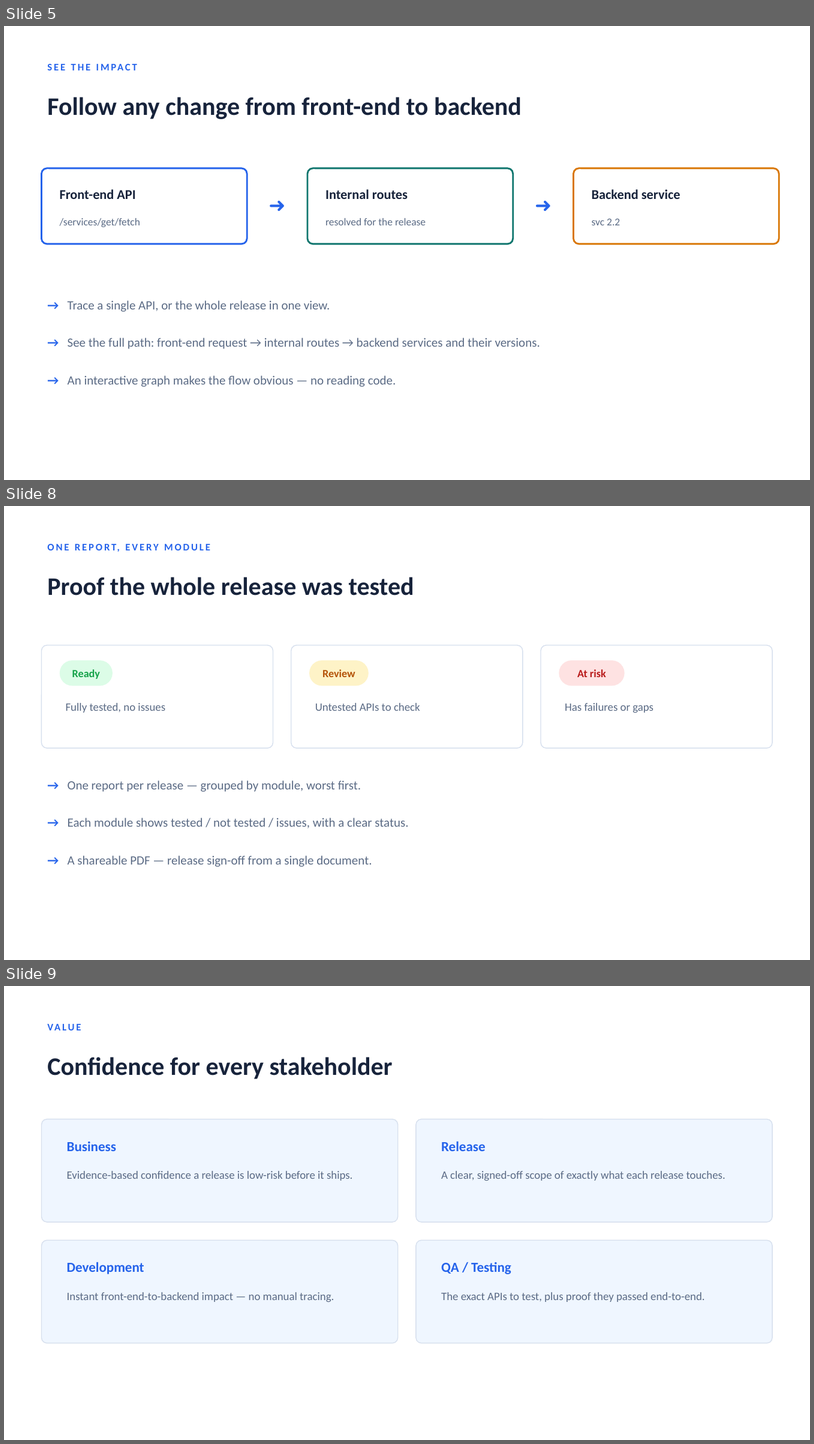
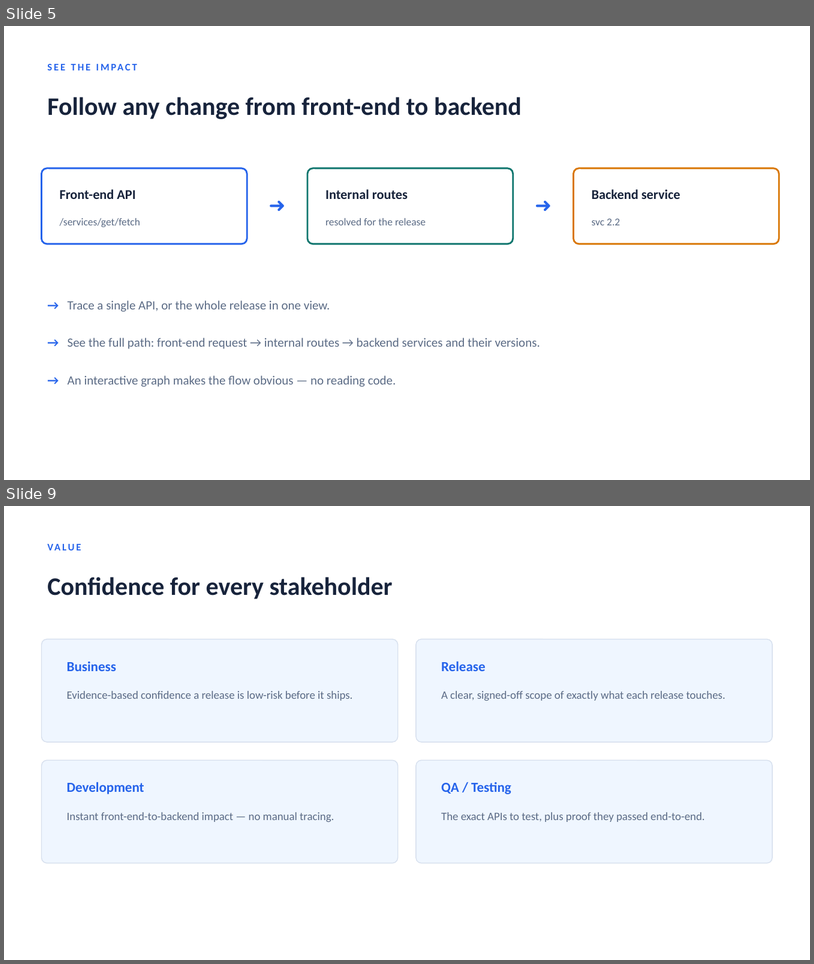
Before and after one commit to arjunramanjanappa/Camel-Routes-API-Tracing, a slide deck: docs/TraceGuard-Executive.pptx. Shown one above the other, each under a label of ours: slides 5, 8 and 9 before the commit, slides 5 and 9 after it; the slides between them are not shown. The pictures are 814x1444 and 814x964 pixels, drawn with LibreOffice and Linux fonts; fonts in the diff are those of the drawing. Boxes give left, top, right and bottom in pixels: in the first picture for what was removed or moved away, otherwise in the second. Text is boxed around its words. In the diff, an @@ line names an element or a change of style, - is before the commit and + after.

```diff
--- a/docs/TraceGuard-Executive.pptx
+++ b/docs/TraceGuard-Executive.pptx
@@ slide 8 removed at bbox=[4, 506, 810, 960], background #FFFFFF @@
@@ text removed at bbox=[42, 536, 707, 558] @@
-ONE REPORT, EVERY MODULE
@@ text removed at bbox=[47, 577, 414, 595] @@
-Proof the whole release was tested
@@ rounded rectangle removed at bbox=[42, 645, 273, 748] @@
@@ rounded rectangle removed at bbox=[291, 645, 523, 748] @@
@@ rounded rectangle removed at bbox=[541, 645, 773, 748] @@
@@ rounded rectangle removed at bbox=[60, 660, 113, 685] @@
@@ rounded rectangle removed at bbox=[309, 660, 369, 685] @@
@@ rounded rectangle removed at bbox=[560, 660, 624, 685] @@
@@ text removed at bbox=[72, 669, 100, 679] @@
-Ready
@@ text removed at bbox=[323, 669, 356, 677] @@
-Review
@@ text removed at bbox=[578, 669, 606, 677] @@
-At risk
@@ text removed at bbox=[66, 703, 165, 712] @@
-Fully tested, no issues
@@ text removed at bbox=[315, 703, 420, 711] @@
-Untested APIs to check
@@ text removed at bbox=[565, 703, 654, 712] @@
-Has failures or gaps
@@ text removed at bbox=[68, 780, 361, 792] @@
-→ One report per release — grouped by module, worst first.
@@ text removed at bbox=[68, 817, 408, 828] @@
-→ Each module shows tested / not tested / issues, with a clear status.
@@ text removed at bbox=[68, 855, 372, 867] @@
-→ A shareable PDF — release sign-off from a single document.
```
Also in this commit, not shown: 1 slide changed, 1 slide added.
